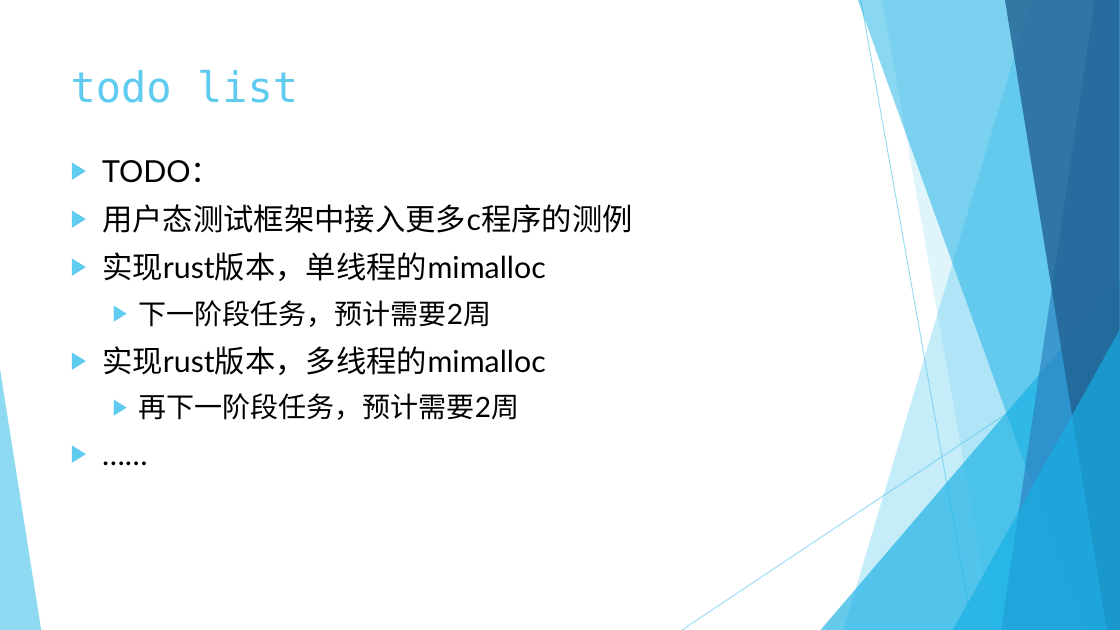
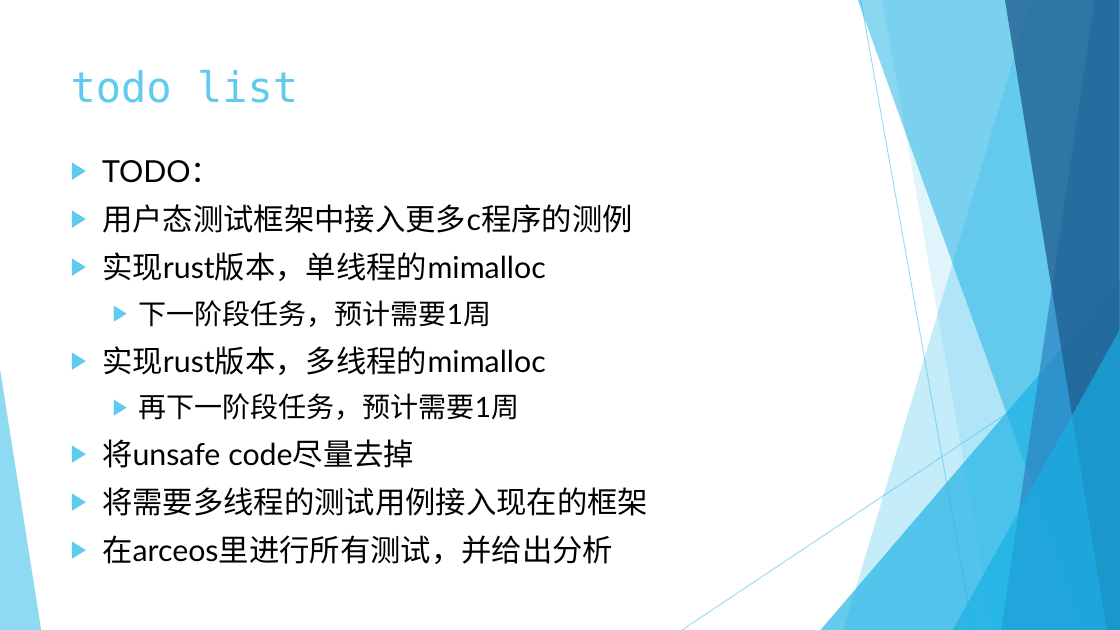
Before and after one commit to rcore-os/mem_malloc_subsystem, a slide deck: slide 11 of slides/week12.pptx. Drawn at 1120x630 pixels with LibreOffice and Linux fonts; fonts in the diff are those of the drawing. Boxes give left, top, right and bottom in pixels: in the first picture for what was removed or moved away, otherwise in the second. Text is boxed around its words. In the diff, an @@ line names an element or a change of style, - is before the commit and + after.

```diff
--- a/slides/week12.pptx
+++ b/slides/week12.pptx
@@ text at (139,300,491,327): text changed @@
-  ▶ 下一阶段任务，预计需要2周
+  ▶ 下一阶段任务，预计需要1周
@@ text at (102,393,648,564): text changed; size 24 to 26 pt @@
-  ▶ 再下一阶段任务，预计需要2周
-▶ ……
+  ▶ 再下一阶段任务，预计需要1周
+▶ 将unsafe code尽量去掉
+▶ 将需要多线程的测试用例接入现在的框架
+▶ 在arceos里进行所有测试，并给出分析
```
